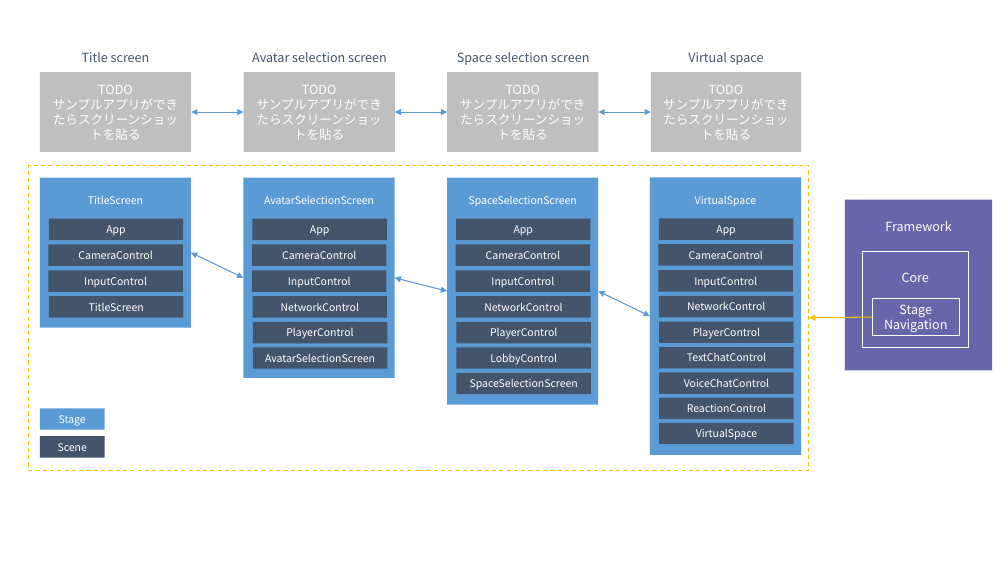
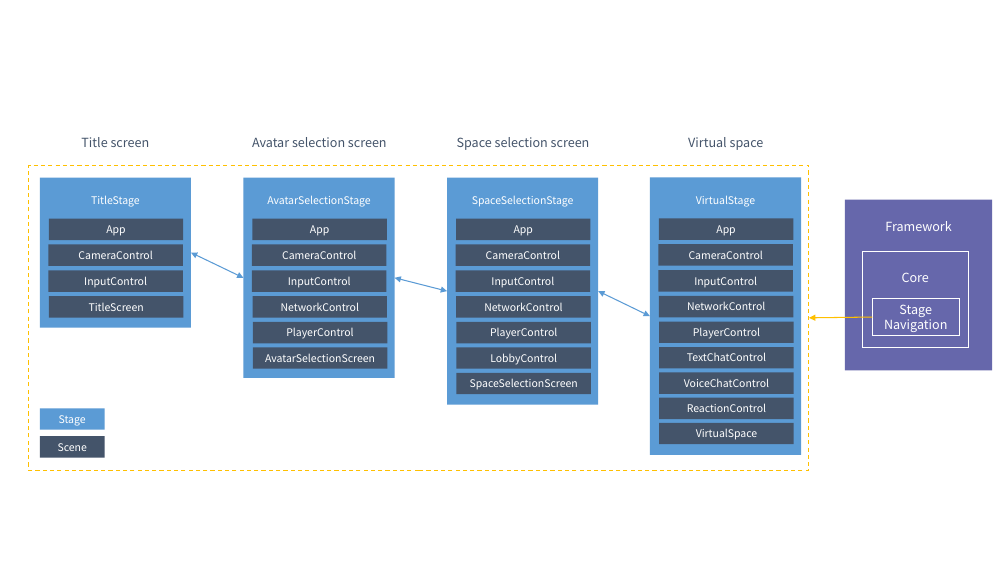
Before and after one commit to extreal-dev/Extreal.Guide, a slide deck: slide 3 of work/work.pptx. Drawn at 1008x567 pixels with LibreOffice and Linux fonts; fonts in the diff are those of the drawing. Boxes give left, top, right and bottom in pixels: in the first picture for what was removed or moved away, otherwise in the second. Text is boxed around its words. In the diff, an @@ line names an element or a change of style, - is before the commit and + after.

```diff
--- a/work/work.pptx
+++ b/work/work.pptx
@@ rectangle removed at box(40, 73, 191, 152) @@
-TODO
-サンプルアプリができたらスクリーンショットを貼る
@@ rectangle removed at box(243, 73, 395, 152) @@
-TODO
-サンプルアプリができたらスクリーンショットを貼る
@@ rectangle removed at box(448, 73, 599, 152) @@
-TODO
-サンプルアプリができたらスクリーンショットを貼る
@@ rectangle removed at box(651, 73, 802, 152) @@
-TODO
-サンプルアプリができたらスクリーンショットを貼る
@@ double arrow removed from (243, 112) to (191, 112) @@
@@ double arrow removed from (448, 112) to (395, 112) @@
@@ double arrow removed from (651, 112) to (599, 112) @@
@@ 4 texts: place and size @@
-4 texts at box(82, 52, 764, 65)
+4 texts at box(81, 137, 764, 150)
@@ text in rectangle at box(91, 195, 140, 207): text changed @@
-TitleScreen
+TitleStage
@@ text in rectangle at box(267, 195, 371, 207): text changed @@
-AvatarSelectionScreen
+AvatarSelectionStage
@@ text in rectangle at box(472, 196, 574, 207): text changed @@
-SpaceSelectionScreen
+SpaceSelectionStage
@@ text in rectangle at box(696, 195, 755, 207): text changed @@
-VirtualSpace
+VirtualStage
```
Also in this commit, not shown: 3 other slides changed, 7 slides added, 5 slides removed, 17 other files.
